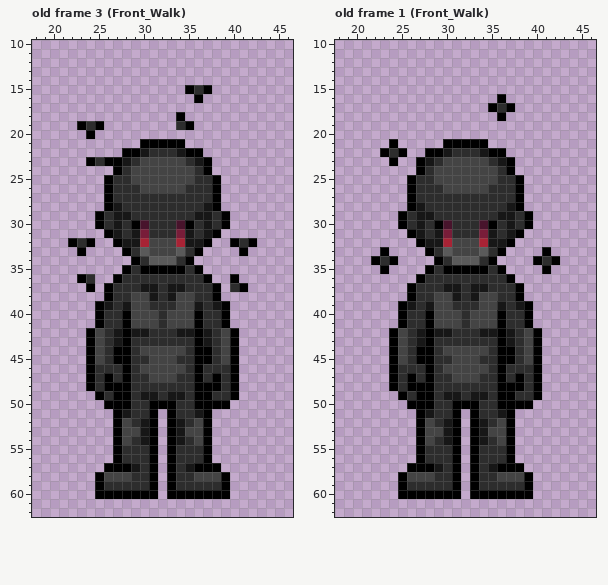
Pixel-art file, stored at Assets/Shadow Person/Shadow.aseprite. This is how it looked before the edit.
64x64 pixels, 16 frames. Shown: old frame 3 (Front_Walk): x 18..46, y 10..62; old frame 1 (Front_Walk): x 18..46, y 10..62. The commit also changed other frames, which this record leaves out.
After:
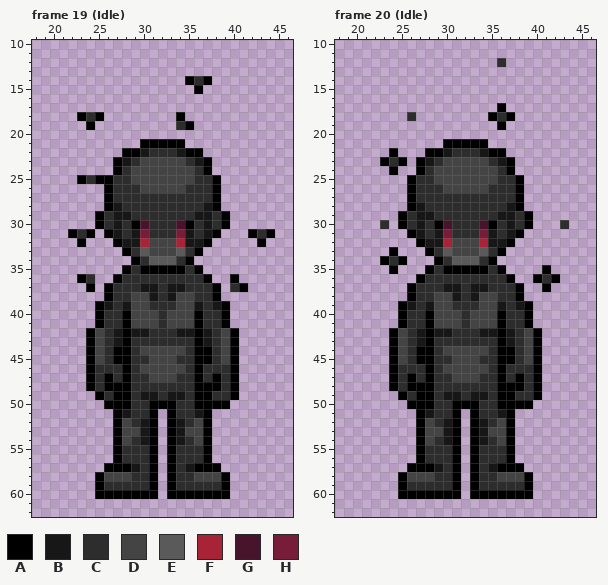
Palette (. is transparent): A #000000  B #171717  C #2d2d2d  D #444444  E #5a5a5a  F #a82335  G #48142c  H #781d39
A new or re-ordered frame is compared with the old frame closest to it.
The commit says: Shadow Person Sprite Update Idle animations added
The edit:
frames 16 -> 32
Frame 19 (Idle) is new; against old frame 3 (Front_Walk):
Colour A is added in row 14 at x 35 and 37; in row 18 at x 23 and 25; in row 25 at x 23 and 25; in row 31 at x 22, 24, 42 and 44; in row 32 at x 43.
Colour A replaces colour C in row 15 at x 36; in row 19 at x 24; in row 32 at x 23.
Colour C is added in row 14 at x 36; in row 18 at x 24; in row 25 at x 24; in row 31 at x 23 and 43.
The author cleared colour A in row 15 at x 35 and 37; in row 16 at x 36; in row 19 at x 23 and 25; in row 20 at x 24; in row 23 at x 24 and 26; in row 32 at x 22, 24, 40 and 42.
The author cleared colour A in row 33 at x 23 and 41.
The author cleared colour C in row 23 at x 25; in row 32 at x 41.
Frame 20 (Idle) is new; against old frame 1 (Front_Walk):
Colour A is added in row 18 at x 35 and 37; in row 19 at x 36; in row 23 at x 23 and 25; in row 24 at x 24; in row 33 at x 24; in row 34 at x 25.
Colour A is added in row 35 at x 24; in row 36 at x 40 and 42; in row 37 at x 41.
Colour A replaces colour C in row 17 at x 36; in row 22 at x 24; in row 34 at x 23.
Colour C is added in row 12 at x 36; in row 18 at x 26; in row 30 at x 23 and 43; in row 36 at x 41.
Colour C replaces colour A in row 18 at x 36; in row 23 at x 24; in row 34 at x 24.
The author cleared colour A in row 16 at x 36; in row 17 at x 35 and 37; in row 21 at x 24; in row 22 at x 23 and 25; in row 33 at x 23 and 41; in row 34 at x 22, 40 and 42.
The author cleared colour A in row 35 at x 23.
The author cleared colour C in row 34 at x 41.
